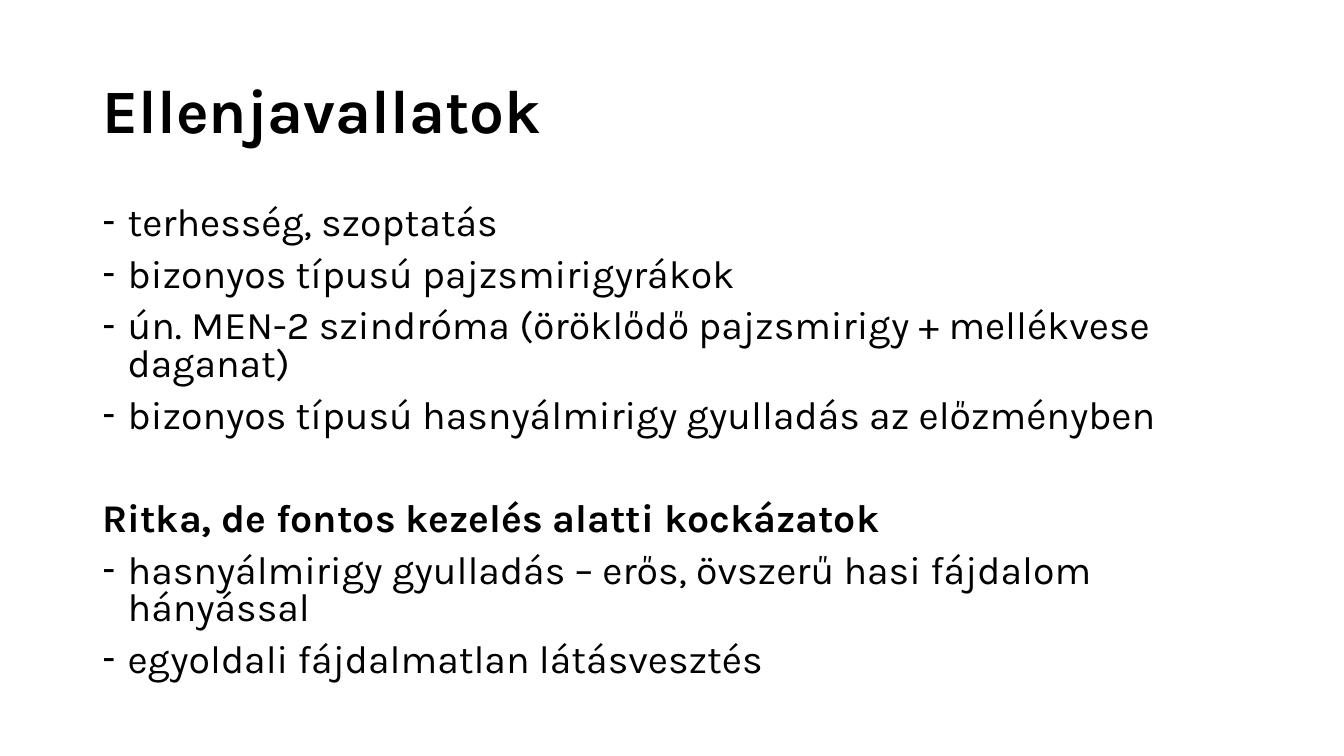
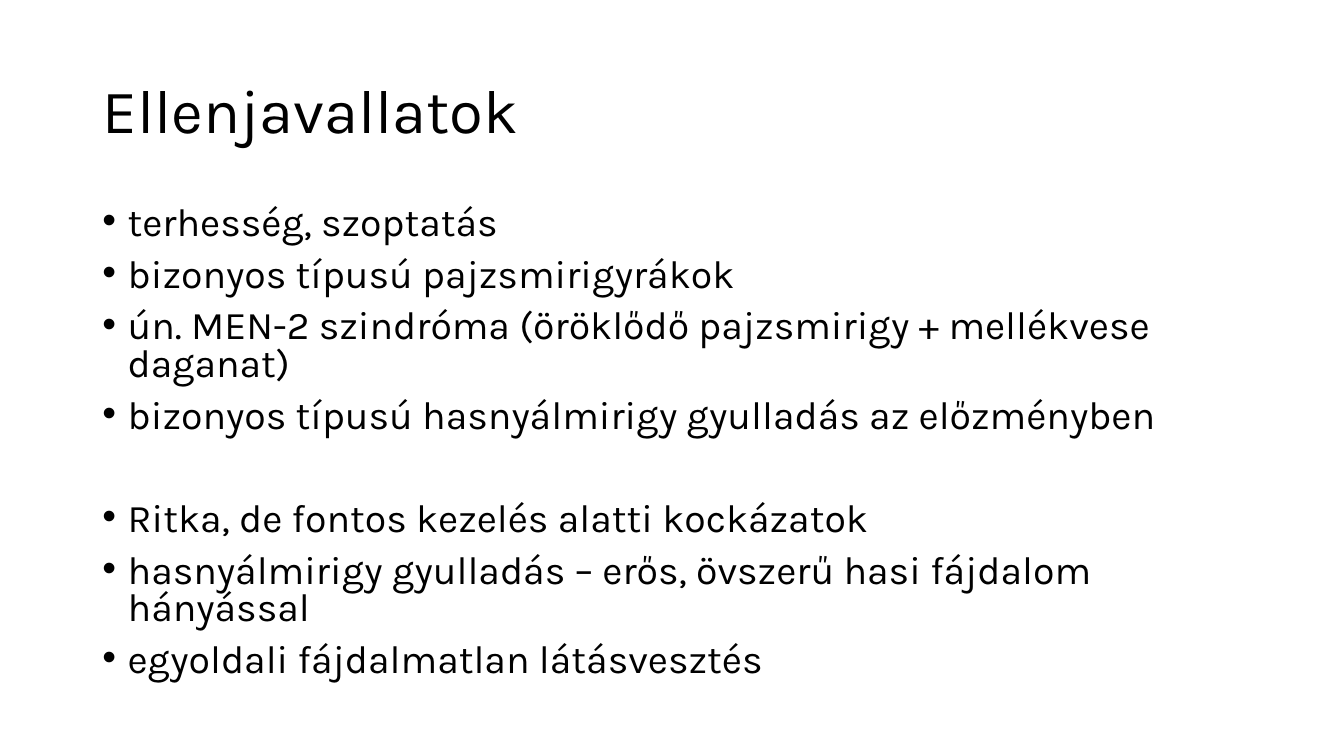
Before and after one commit to sasaleese/common, a slide deck: slide 5 of Testsúlycsökkentő gyógyszeres terápiák.pptx. Drawn at 1344x756 pixels with LibreOffice and Linux fonts; fonts in the diff are those of the drawing. Boxes give left, top, right and bottom in pixels: in the first picture for what was removed or moved away, otherwise in the second. Text is boxed around its words. In the diff, an @@ line names an element or a change of style, - is before the commit and + after.

```diff
--- a/Testsúlycsökkentő gyógyszeres terápiák.pptx
+++ b/Testsúlycsökkentő gyógyszeres terápiák.pptx
@@ title "Ellenjavallatok" at <box>102,90,518,148</box>: bold off @@
@@ text "terhesség, szoptatás" at <box>128,206,1156,683</box>: bold off in "Ritka, de fontos kezelés alatti kockázatok"; bullet - to •; bullet none to • @@
```
Also in this commit, not shown: 5 other slides changed, 1 other file.
